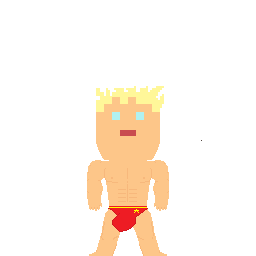
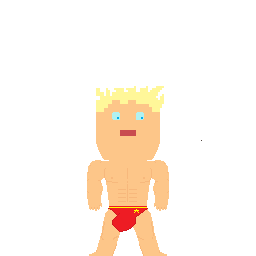
Revision of a layered 256x256 image; what changed, layer by layer:
removed layer "Shape 8" over bbox(104, 97, 152, 120)
removed layer "Layer 4" over bbox(112, 117, 144, 120)
removed layer "Layer 3" over bbox(104, 97, 152, 120)
added layer "Layer 1" above "Shape 11" over bbox(112, 112, 144, 120)
added layer "Shape 11" over bbox(104, 97, 152, 120)
